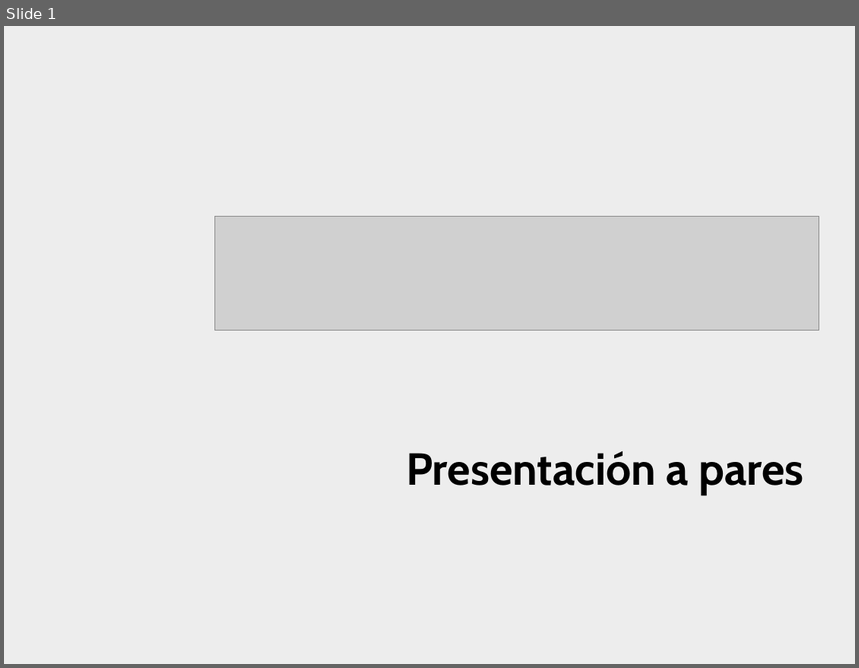
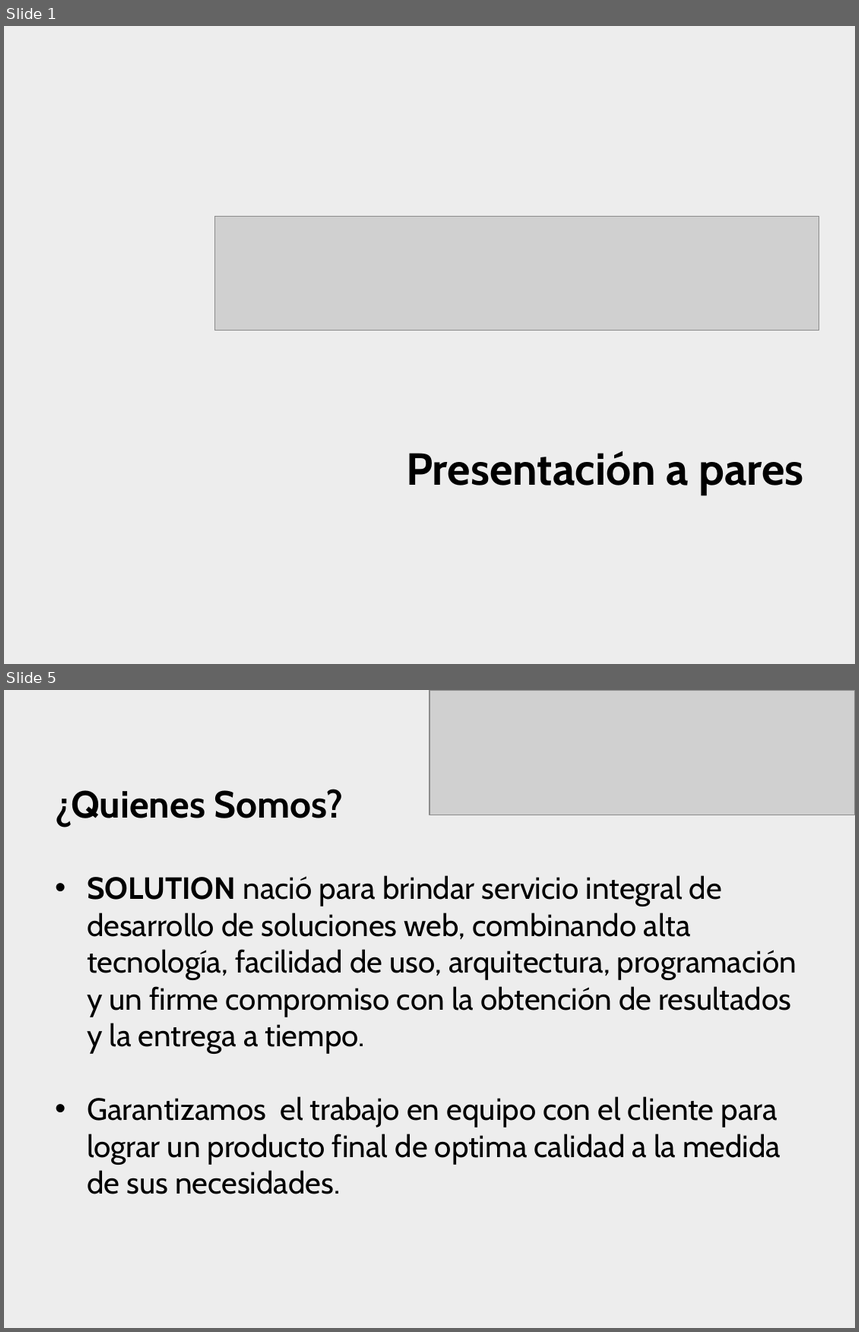
Before and after one commit to damianlezcano/svn-ort, a slide deck: se/Trabajo Profesional/Presentación a pares.pptx. Shown one above the other, each under a label of ours: slide 1 before the commit, slides 1 and 5 after it; the slides between them are not shown. The pictures are 859x668 and 859x1332 pixels, drawn with LibreOffice and Linux fonts; fonts in the diff are those of the drawing; grey boxes stand for pictures; background and template pictures are left out. Boxes give left, top, right and bottom in pixels: in the first picture for what was removed or moved away, otherwise in the second. Text is boxed around its words. In the diff, an @@ line names an element or a change of style, - is before the commit and + after.

```diff
--- a/se/Trabajo Profesional/Presentación a pares.pptx
+++ b/se/Trabajo Profesional/Presentación a pares.pptx
@@ slide 5 added at (4,690,855,1328), background picture (left out) @@
@@ picture added at (430,690,855,815) @@
@@ title added at (55,789,343,825), 32 pt, text #000000, bold @@
+¿Quienes Somos?
@@ text added at (87,875,797,1195), 26 pt, text #000000 @@
+• SOLUTION nació para brindar servicio integral de desarrollo de soluciones web, combinando alta tecnología, facilidad de uso, arquitectura, programación y un firme compromiso con la obtención de resultados y la entrega a tiempo.
+• Garantizamos el trabajo en equipo con el cliente para lograr un producto final de optima calidad a la medida de sus necesidades.
```
Also in this commit, not shown: 1 slide changed, 5 other slides added.
